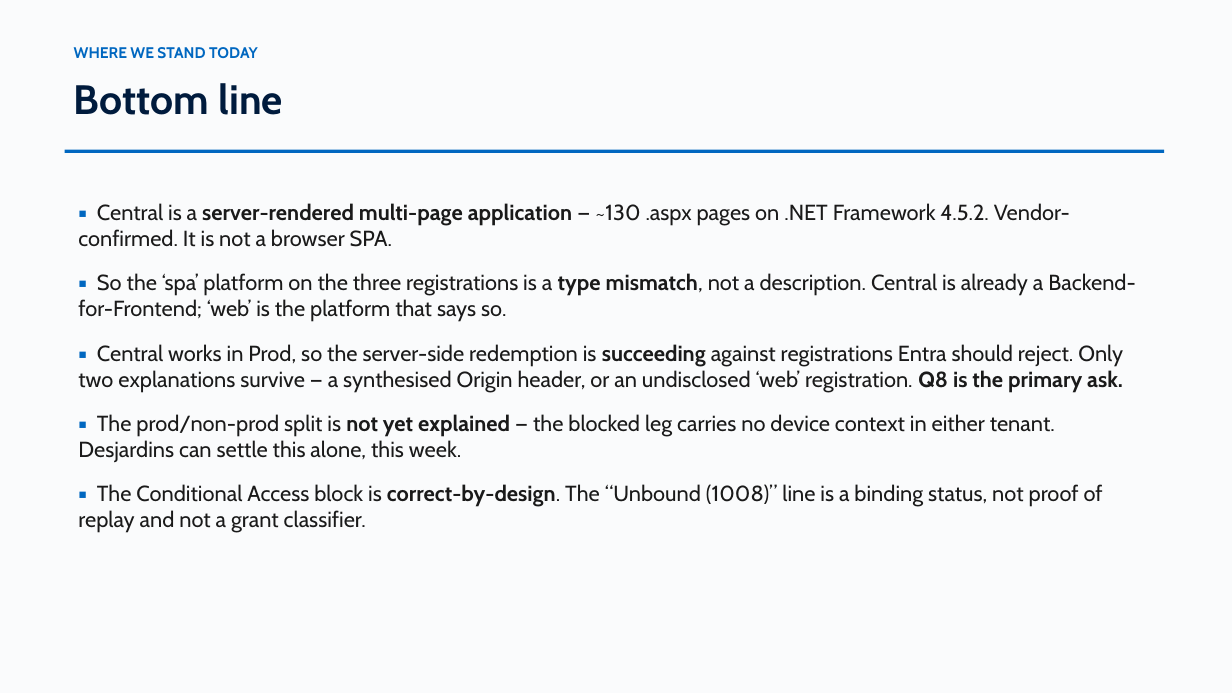
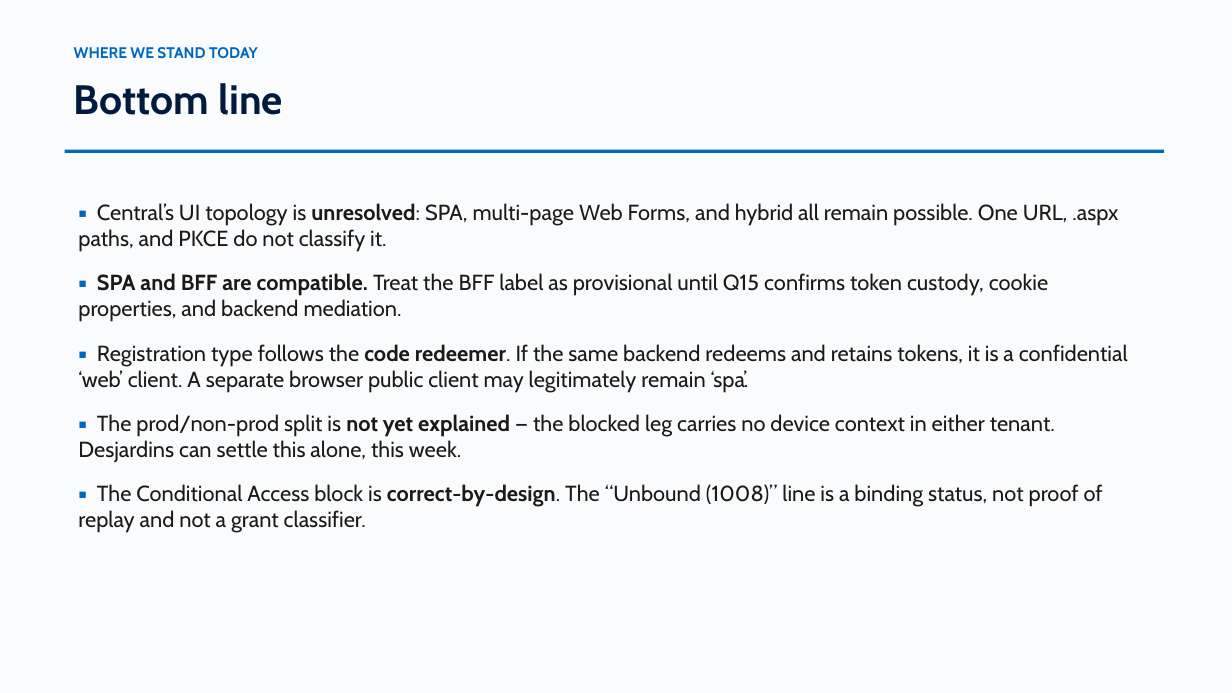
Before and after one commit to devopsabcs-engineering/croesus, a slide deck: slide 3 of docs/deck/croesus-session-deck.pptx. Drawn at 1232x693 pixels with LibreOffice and Linux fonts; fonts in the diff are those of the drawing. Boxes give left, top, right and bottom in pixels: in the first picture for what was removed or moved away, otherwise in the second. Text is boxed around its words. In the diff, an @@ line names an element or a change of style, - is before the commit and + after.

Commit message:
feat: Complete Phase 7 updates for Croesus registration evidence, including UI topology separation and documentation corrections

```diff
--- a/docs/deck/croesus-session-deck.pptx
+++ b/docs/deck/croesus-session-deck.pptx
@@ text at box(78, 203, 1128, 393): text changed @@
-▪ Central is a server-rendered multi-page application — ~130 .aspx pages on .NET Framework 4.5.2. Vendor-confirmed. It is not a browser SPA.
-▪ So the ‘spa’ platform on the three registrations is a type mismatch, not a description. Central is already a Backend-for-Frontend; ‘web’ is the platform that says so.
-▪ Central works in Prod, so the server-side redemption is succeeding against registrations Entra should reject. Only two explanations survive — a synthesised Origin header, or an undisclosed ‘web’ registration. Q8 is the primary ask.
+▪ Central’s UI topology is unresolved: SPA, multi-page Web Forms, and hybrid all remain possible. One URL, .aspx paths, and PKCE do not classify it.
+▪ SPA and BFF are compatible. Treat the BFF label as provisional until Q15 confirms token custody, cookie properties, and backend mediation.
+▪ Registration type follows the code redeemer. If the same backend redeems and retains tokens, it is a confidential ‘web’ client. A separate browser public client may legitimately remain ‘spa’.
```
Also in this commit, not shown: 10 other slides changed, 4 other files.
